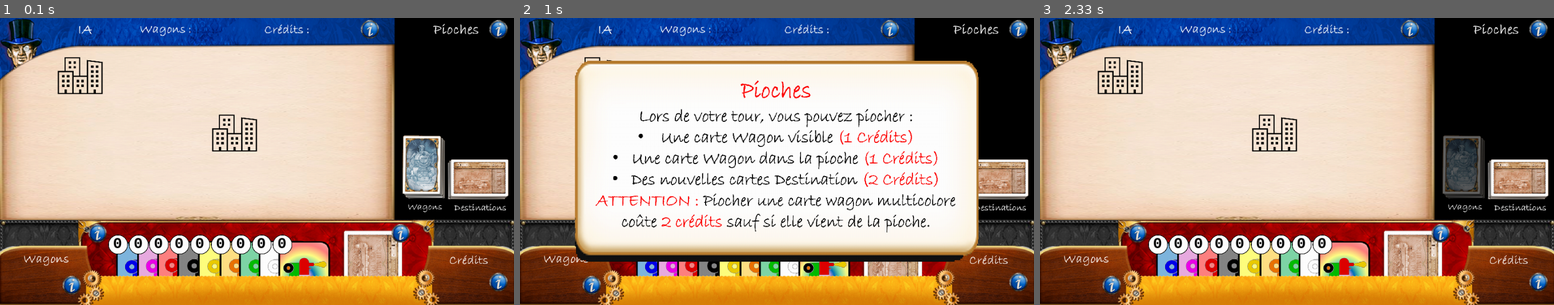
Above: before the commit, frames 1-3 (left to right).
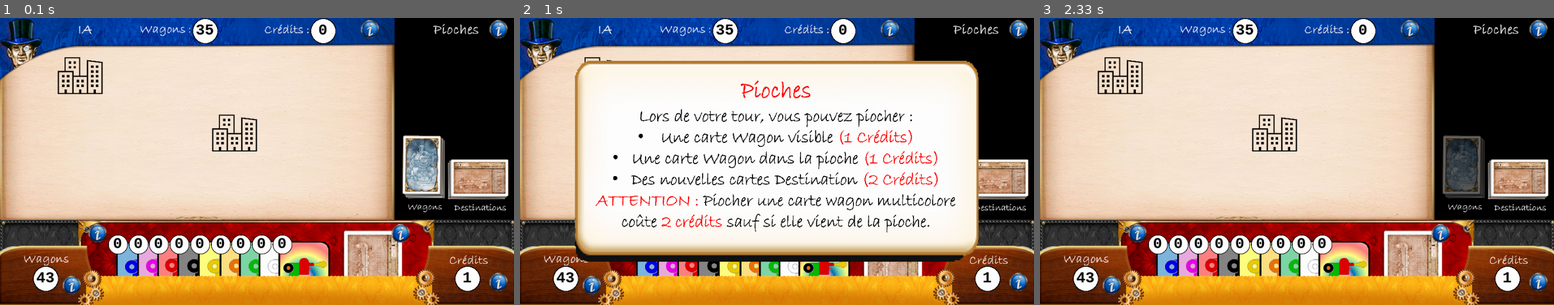
Above: after the commit, the same moments.

Repository: Noceo200/Les-aventurier-du-rail-with-Pygame
Game: pygame game, started from game.py
Same seed, same stepped clock (60 frames per second), same inputs: the game is played once before the commit and once after it.
Inputs (mouse positions are in pixels of both pictures, inside the frame that each line leads up to):
- Up to frame 1 (0.1 s): no input
- Up to frame 2 (1 s): click (941, 152) at 0.38 s; click (617, 230) at 0.72 s
- Up to frame 3 (2.33 s): click (1307, 66) at 1.05 s; click (1456, 155) at 2.22 s

The runs differ from the first frame. In frame 1, 1.4% of the frame differs, in the area x 6-94%, y 0-96%; in frame 2, 1.4%; in frame 3, 1.4%.

Commit message:
- Implémentation des 6 boutons d'informations - Implémentation d'une partie de la fonction pop-up

Diff:
--- a/game.py
+++ b/game.py
@@ -55,7 +55,7 @@
 
 #Création des autres boutons intéractifs
 
-
+#boutons qui affichent le nombre de carte wagons de chaque couleur que possède l'utilisateur
 wagon_bleu_button = Button((0.23, 0.79),scale = 0.07,center=True,texte = "0")
 wagon_rose_button = Button((0.27, 0.79),scale = 0.07,center=True,texte = "0")
 wagon_rouge_button = Button((0.31, 0.79),scale = 0.07,center=True,texte = "0")
@@ -66,6 +66,7 @@
 wagon_blanc_button = Button((0.51, 0.79),scale = 0.07,center=True,texte = "0")
 wagon_tout_button = Button((0.55, 0.79),scale = 0.07,center=True,texte = "0")
 
+#bouton qui affichent des informations lors du passage de la souris dessus
 info1_button = Button((0.14, 0.93),scale = 0.07,center=True,image = 'Resources\info_button.png',image2='Resources\info_pioche.png')
 info2_button = Button((0.19, 0.75),scale = 0.07,center=True,image = 'Resources\info_button.png',image2='Resources\info_pioche.png')
 info3_button = Button((0.78, 0.75),scale = 0.07,center=True,image = 'Resources\info_button.png',image2='Resources\info_pioche.png')
@@ -73,11 +74,16 @@
 info5_button = Button((0.97, 0.04),scale = 0.07,center=True,image = 'Resources\info_button.png',image2='Resources\info_pioche.png')
 info6_button = Button((0.72, 0.04),scale = 0.07,center=True,image = 'Resources\info_button.png',image2='Resources\info_pioche.png')
 
+#bouton qui affichent les nombres de crédits et de wagons restant de l'utilisateur et de l'IA
+credit_txt = Button((0.91, 0.91),scale = 0.09,center=True,texte = "1")
+wagon_txt = Button((0.09, 0.91),scale = 0.09,center=True,texte = "43")
+credit_txt_IA = Button((0.63, 0.045),scale = 0.09,center=True,texte = "0")
+wagon_txt_IA = Button((0.40, 0.045),scale = 0.09,center=True,texte = "35")
 
 #ordre à respecter pour la liste : "rose","blanc","bleu","jaune","orange","noir","rouge","vert","tout"...
 buttons = [wagon_rose_button,wagon_blanc_button,wagon_bleu_button,wagon_jaune_button,wagon_orange_button,
            wagon_noir_button,wagon_rouge_button,wagon_vert_button,wagon_tout_button,info1_button,
-           info2_button,info3_button,info4_button,info5_button,info6_button]
+           info2_button,info3_button,info4_button,info5_button,info6_button,credit_txt,wagon_txt,credit_txt_IA,wagon_txt_IA]
 
 #Création et affichage du plateau
 
